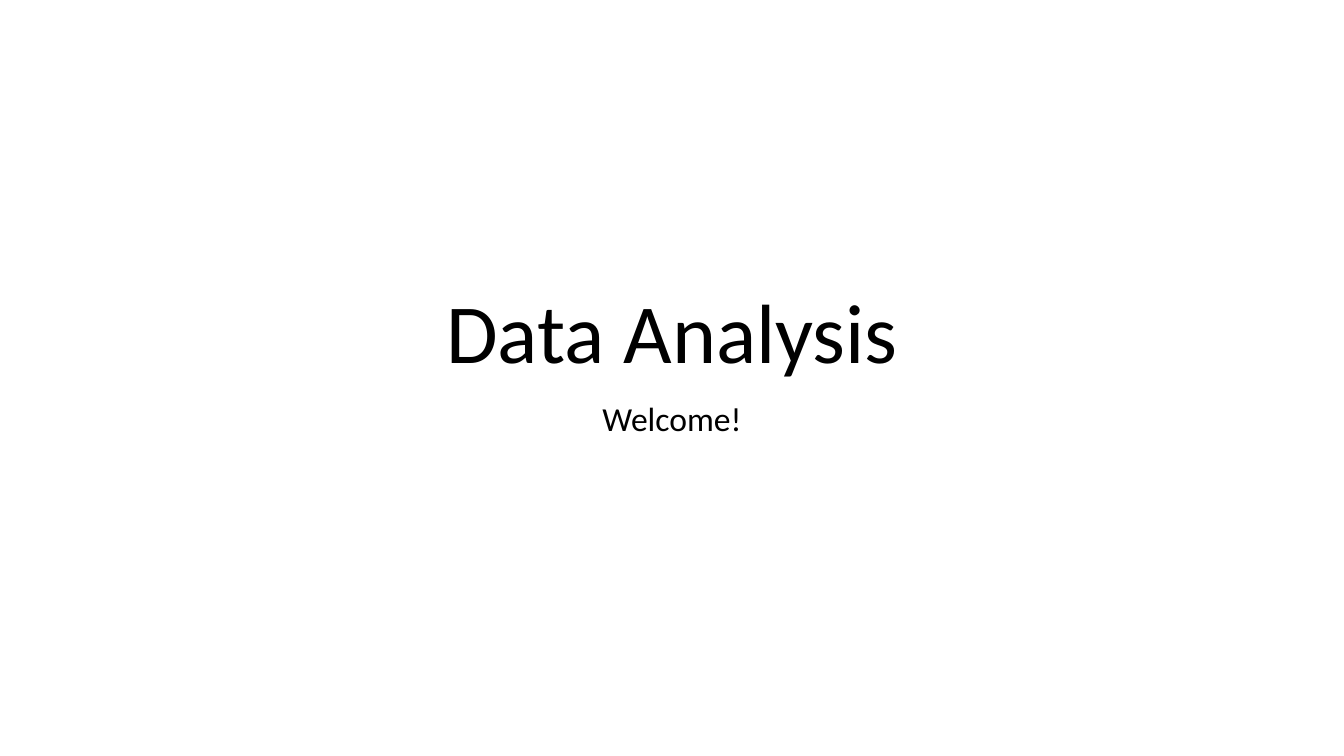
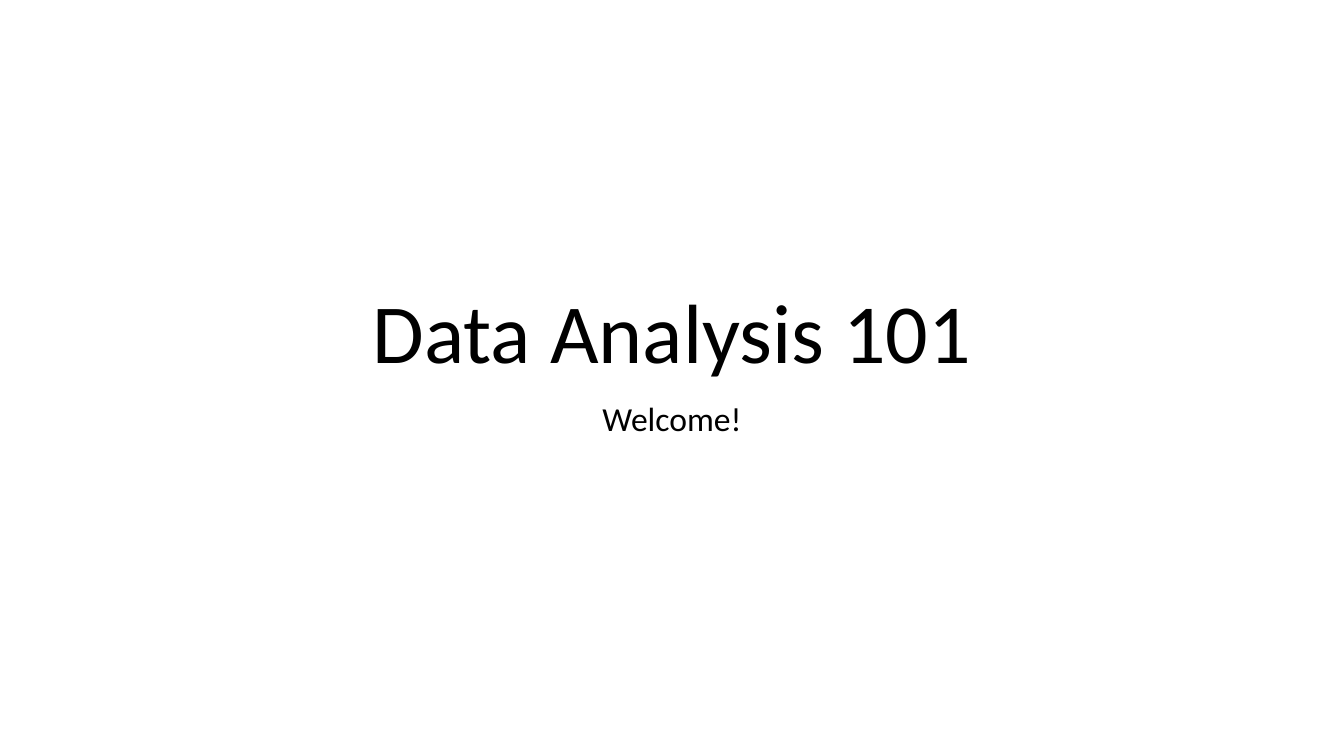
Before and after one commit to PRF-Development/DataAnalysisExtras, a slide deck: slide 1 of WhatIsDataAnalysis.pptx. Drawn at 1344x756 pixels with LibreOffice and Linux fonts; fonts in the diff are those of the drawing. Boxes give left, top, right and bottom in pixels: in the first picture for what was removed or moved away, otherwise in the second. Text is boxed around its words. In the diff, an @@ line names an element or a change of style, - is before the commit and + after.

Commit message:
added 101

```diff
--- a/WhatIsDataAnalysis.pptx
+++ b/WhatIsDataAnalysis.pptx
@@ title at (373, 304, 971, 377): text changed @@
-Data Analysis
+Data Analysis 101
```
